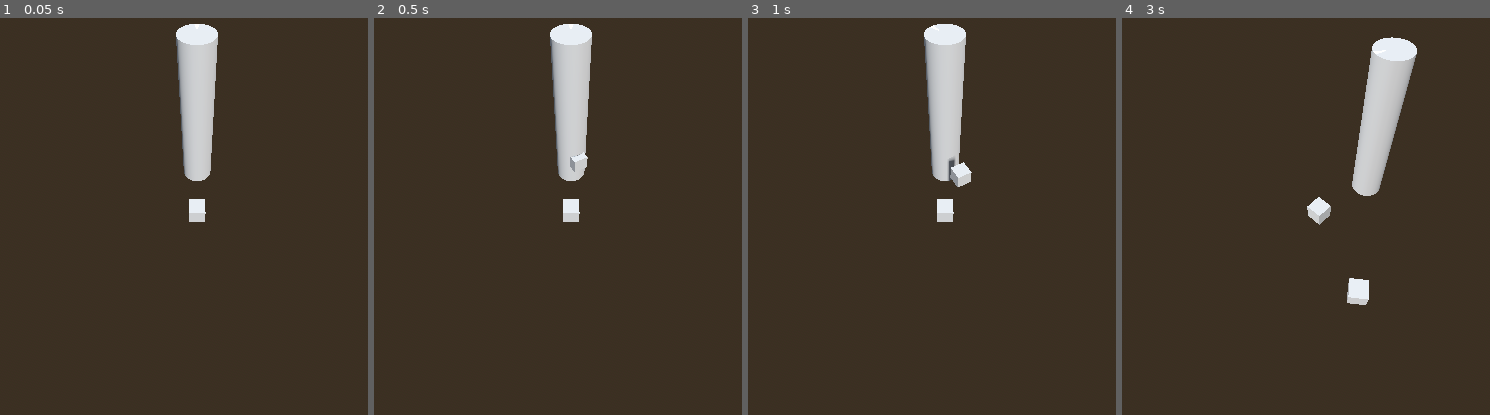
Above: before the commit, frames 1-4 (left to right).
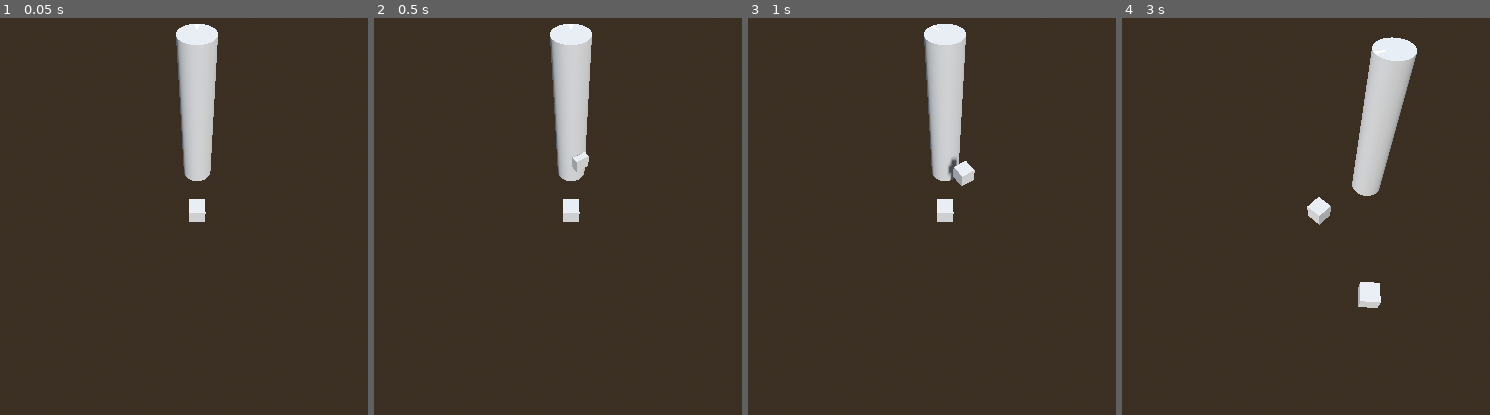
Above: after the commit, the same moments.

Repository: Yrthgze/Lighthouse
Game: Godot game, scene res://scenes/main_level.tscn
The game is run twice, just before and just after one commit, with the same random seed, the same clock (stepped at 60 frames per second) and the same inputs.
Inputs:
- Up to frame 1 (0.05 s): no input
- Up to frame 2 (0.5 s): no input
- Up to frame 3 (1 s): hold D (rotate_lighthouse_right) from 0.53 s (still down)
- Up to frame 4 (3 s): release D (rotate_lighthouse_right) at 1.28 s; hold Q (rotate_left) 1.28-2.03 s; hold D (rotate_lighthouse_right) from 2.03 s (still down)

Frame 1 is identical in both runs. In frame 2, less than 0.1% of the frame differs, in the area x 53-59%, y 33-39%; in frame 3, 0.2%; in frame 4, 0.5%, in the area x 61-71%, y 65-74%.
Error before the commit: Invalid access to property or key 'health' on a base object of type 'CharacterBody3D (boat.gd)'. (res://scripts/test/UTBoat.gd:14)

Commit message:
[TheLighthouse]: Boat UT base improved

Diff:
--- a/scripts/allies/boat.gd
+++ b/scripts/allies/boat.gd
@@ -3,7 +3,7 @@
 var speed : float = 300.0
 @onready var nav_path: Path3D = %NavigationPath
 @onready var nav_path_follower: PathFollow3D = %NavigationPathFollower
-var rotation_speed = 2.0
+var rotation_speed = 1.0
 
 func _ready():
 	nav_path_follower.progress = 0.0
@@ -37,7 +37,9 @@
 
 	var mid_point = (start_pos + target_pos) / 2
 	# Get the normal to direction vector
-	var normal = Vector3(direction_vector.z, 0, -direction_vector.x).normalized()
+	var normal = Vector3(direction_vector.z, 0, -direction_vector.x)
+	normal.x /= abs(normal.x)
+	normal.z /= abs(normal.z)
 	mid_point += direction * normal * rotation_speed
 	return mid_point
 
--- a/scripts/test/UTBoat.gd
+++ b/scripts/test/UTBoat.gd
@@ -7,8 +7,11 @@
 func run_tests():
 	test_get_turn_direction_point()
 
+func assert_vector3(p1: Vector3, p2: Vector3, msg: String):
+	assert(p1.is_equal_approx(p2), msg)
+
 func test_get_turn_direction_point():
 	var boat = $"../CharacterBody3D"
-	boat.look_at(Vector3(1, 0, 0))
-	var turn_dir_point1 = boat.get_turn_direction_point(Vector3(0, 0, 0), Vector3(2, 0, 2))
-	assert(boat.health == 10, "La vida del tentáculo debería ser 90 después de recibir 10 de daño")
+	boat.look_at(Vector3(0, 0, 4))
+	var turn_dir_point1 = boat.get_turn_direction_point(Vector3(0, 0, 0), Vector3(6, 0, 6))
+	assert_vector3(Vector3(4, 0, 2), turn_dir_point1, "Turning point is not the expected")
